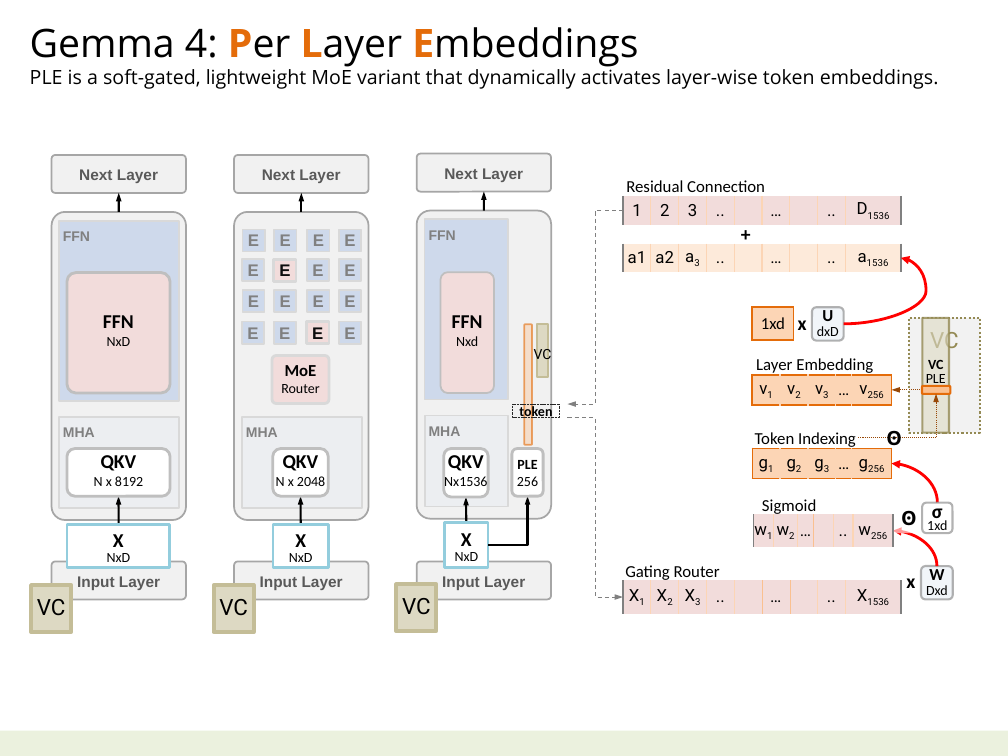
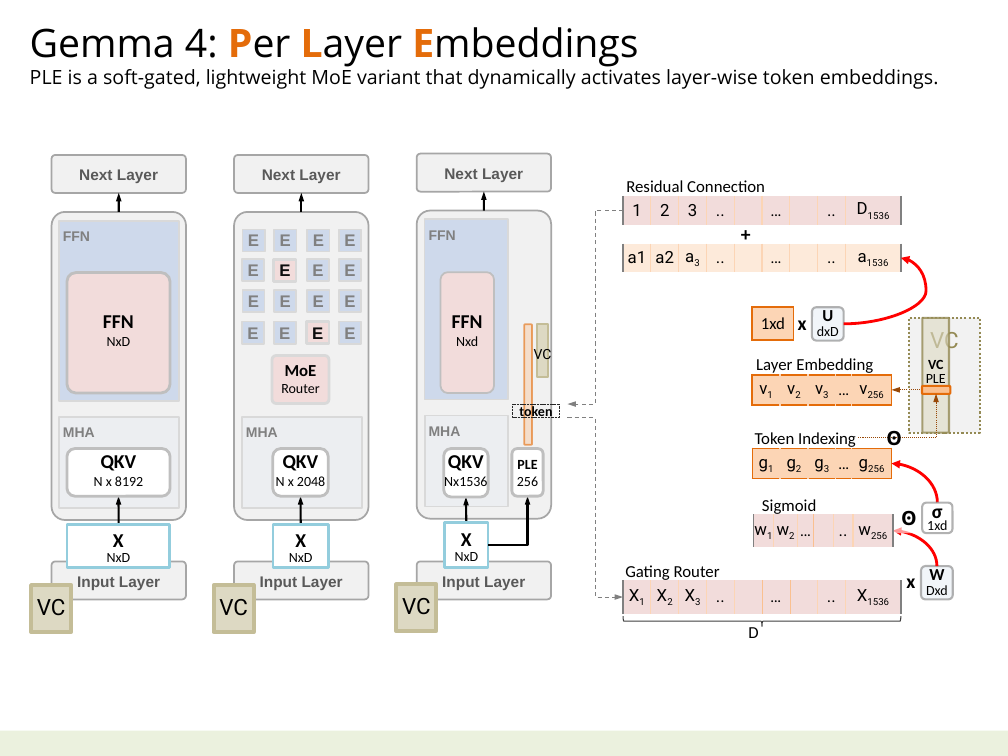
Before and after one commit to navibator/crazy-ai, a slide deck: slide 12 of ai-gemma.pptx. Drawn at 1008x756 pixels with LibreOffice and Linux fonts; fonts in the diff are those of the drawing. Boxes give left, top, right and bottom in pixels: in the first picture for what was removed or moved away, otherwise in the second. Text is boxed around its words. In the diff, an @@ line names an element or a change of style, - is before the commit and + after.

```diff
--- a/ai-gemma.pptx
+++ b/ai-gemma.pptx
@@ right brace added at [623,617,901,627], outline #404040 0.75 pt @@
@@ text added at [748,627,758,638], 12 pt, text #000000 @@
+D
```
Also in this commit, not shown: 4 other slides changed, 3 other files.
